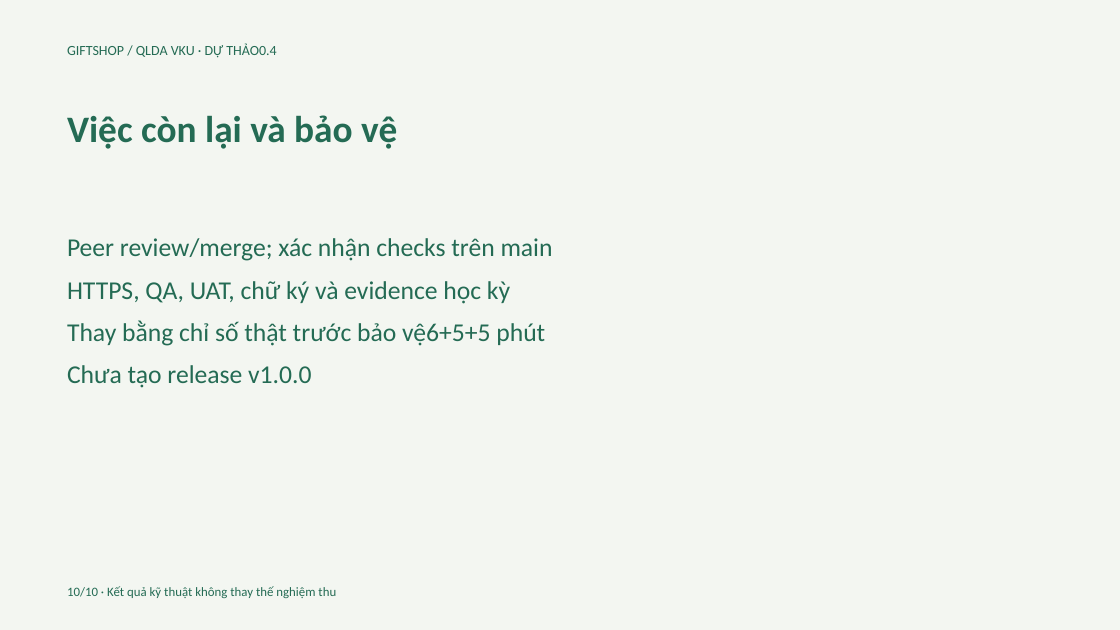
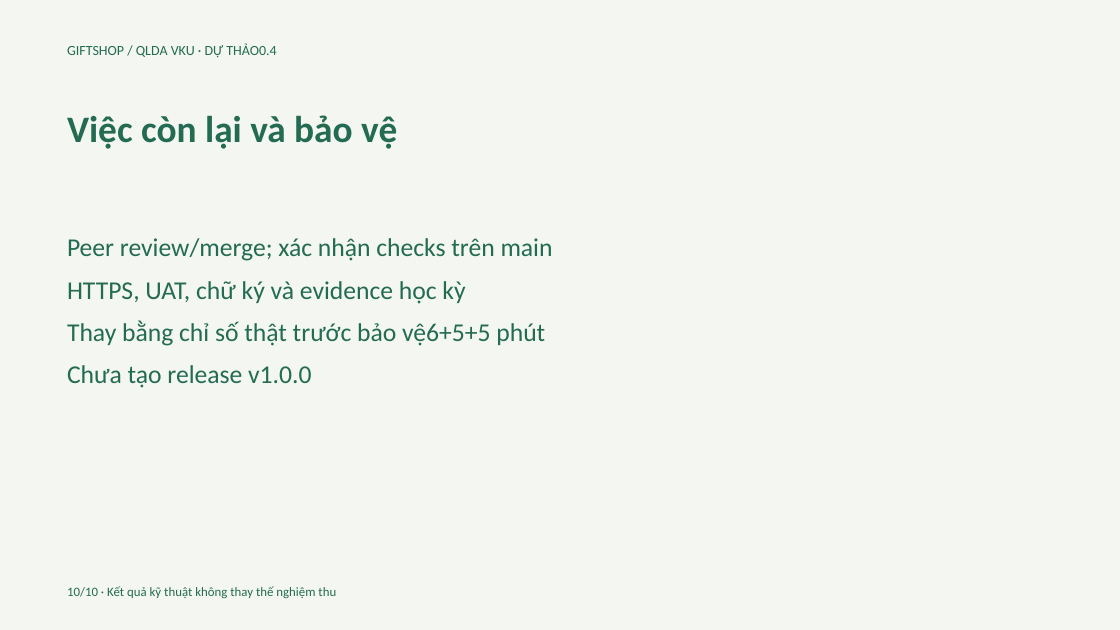
Before and after one commit to TanTai08/WebSouvenir, a slide deck: slide 10 of reports/05_Presentation_DRAFT.pptx. Drawn at 1120x630 pixels with LibreOffice and Linux fonts; fonts in the diff are those of the drawing. Boxes give left, top, right and bottom in pixels: in the first picture for what was removed or moved away, otherwise in the second. Text is boxed around its words. In the diff, an @@ line names an element or a change of style, - is before the commit and + after.

```diff
--- a/reports/05_Presentation_DRAFT.pptx
+++ b/reports/05_Presentation_DRAFT.pptx
@@ text at (67,281,465,304): text changed @@
-HTTPS, QA, UAT, chữ ký và evidence học kỳ
+HTTPS, UAT, chữ ký và evidence học kỳ
```
Also in this commit, not shown: 1 other slide changed, 13 other files.
